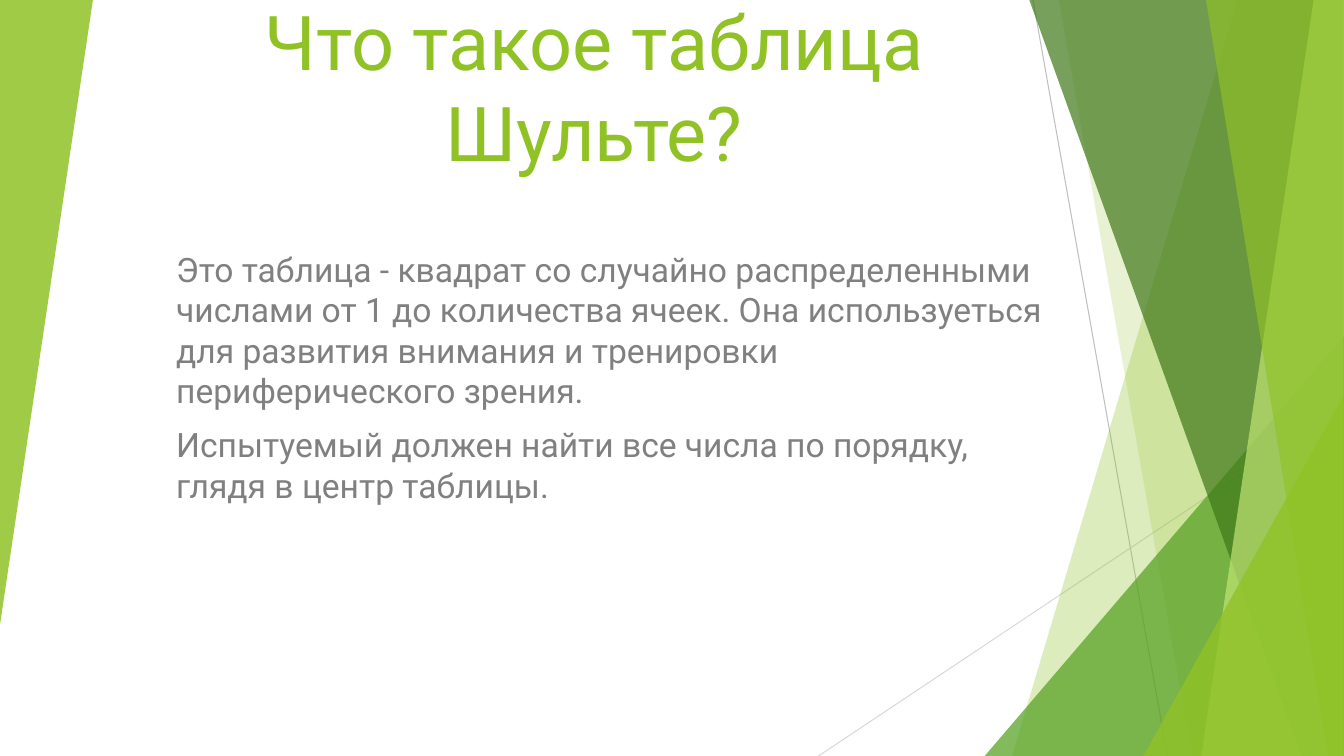
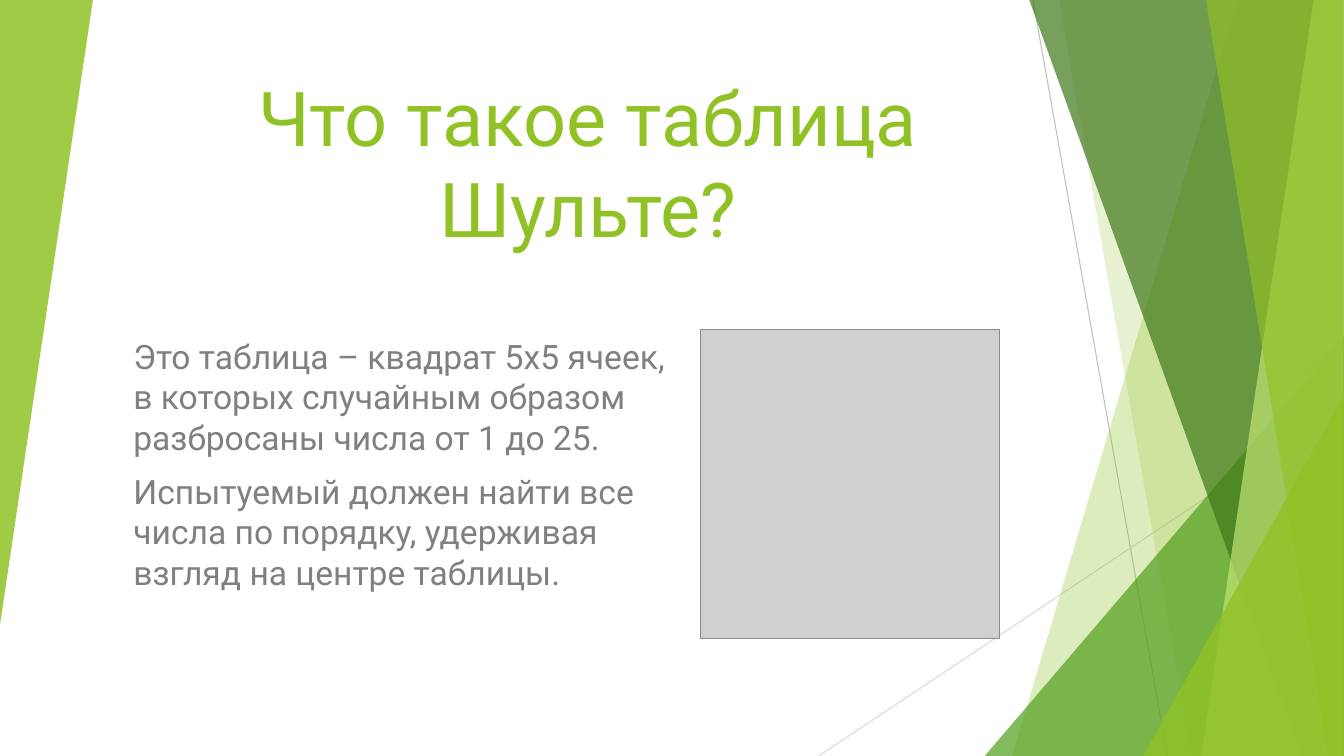
Before and after one commit to alex-makaroff/shulte, a slide deck: slide 2 of Таблица Шульте на JavaScript.pptx. Drawn at 1344x756 pixels with LibreOffice and Linux fonts; fonts in the diff are those of the drawing; grey boxes stand for pictures. Boxes give left, top, right and bottom in pixels: in the first picture for what was removed or moved away, otherwise in the second. Text is boxed around its words. In the diff, an @@ line names an element or a change of style, - is before the commit and + after.

```diff
--- a/Таблица Шульте на JavaScript.pptx
+++ b/Таблица Шульте на JavaScript.pptx
@@ title "Что такое таблица Шульте?": place and size @@
-title "Что такое таблица Шульте?" at <box>265,12,924,177</box>
+title "Что такое таблица Шульте?" at <box>258,88,917,253</box>
@@ subtitle at <box>133,343,665,592</box>: text changed @@
-Это таблица - квадрат со случайно распределенными числами от 1 до количества ячеек. Она используеться для развития внимания и тренировки периферического зрения.
-Испытуемый должен найти все числа по порядку, глядя в центр таблицы.
+Это таблица – квадрат 5х5 ячеек, в которых случайным образом разбросаны числа от 1 до 25.
+Испытуемый должен найти все числа по порядку, удерживая взгляд на центре таблицы.
@@ picture added at <box>701,330,1000,638</box> @@
```
Also in this commit, not shown: 4 other slides changed, 2 slides added.
